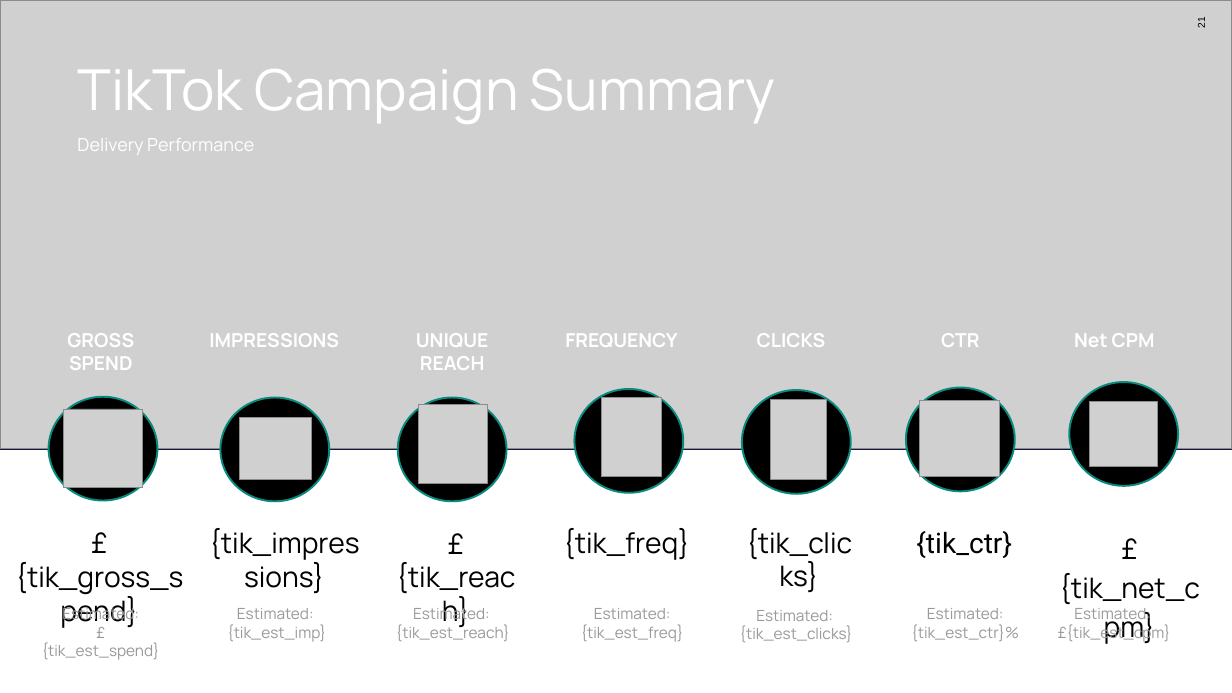
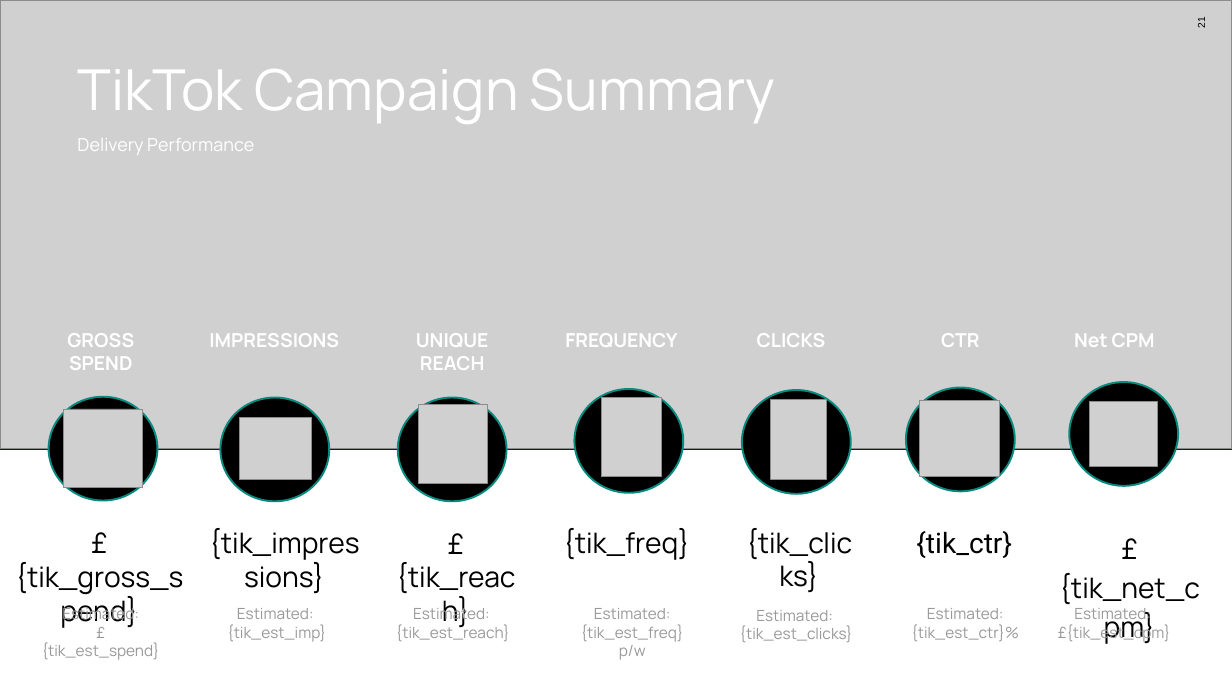
Before and after one commit to Funtoadeyemi-smg/PCR_V2, a slide deck: slide 21 of template_adjusted.pptx. Drawn at 1232x693 pixels with LibreOffice and Linux fonts; fonts in the diff are those of the drawing; grey boxes stand for pictures. Boxes give left, top, right and bottom in pixels: in the first picture for what was removed or moved away, otherwise in the second. Text is boxed around its words. In the diff, an @@ line names an element or a change of style, - is before the commit and + after.

```diff
--- a/template_adjusted.pptx
+++ b/template_adjusted.pptx
@@ text at box(581, 624, 684, 660): text changed @@
-{tik_est_freq}
+{tik_est_freq} p/w
```
Also in this commit, not shown: 3 other slides changed.
